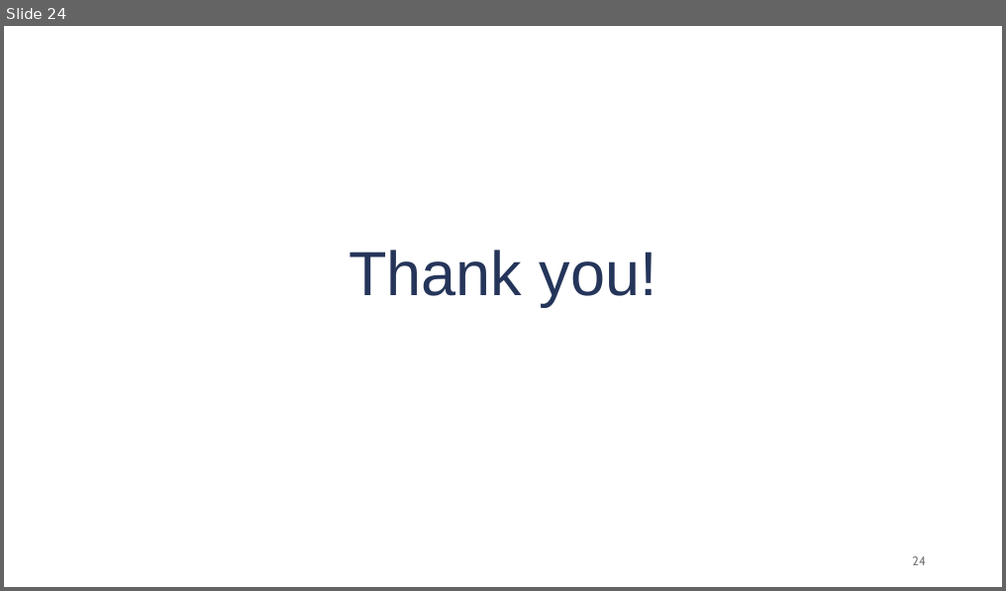
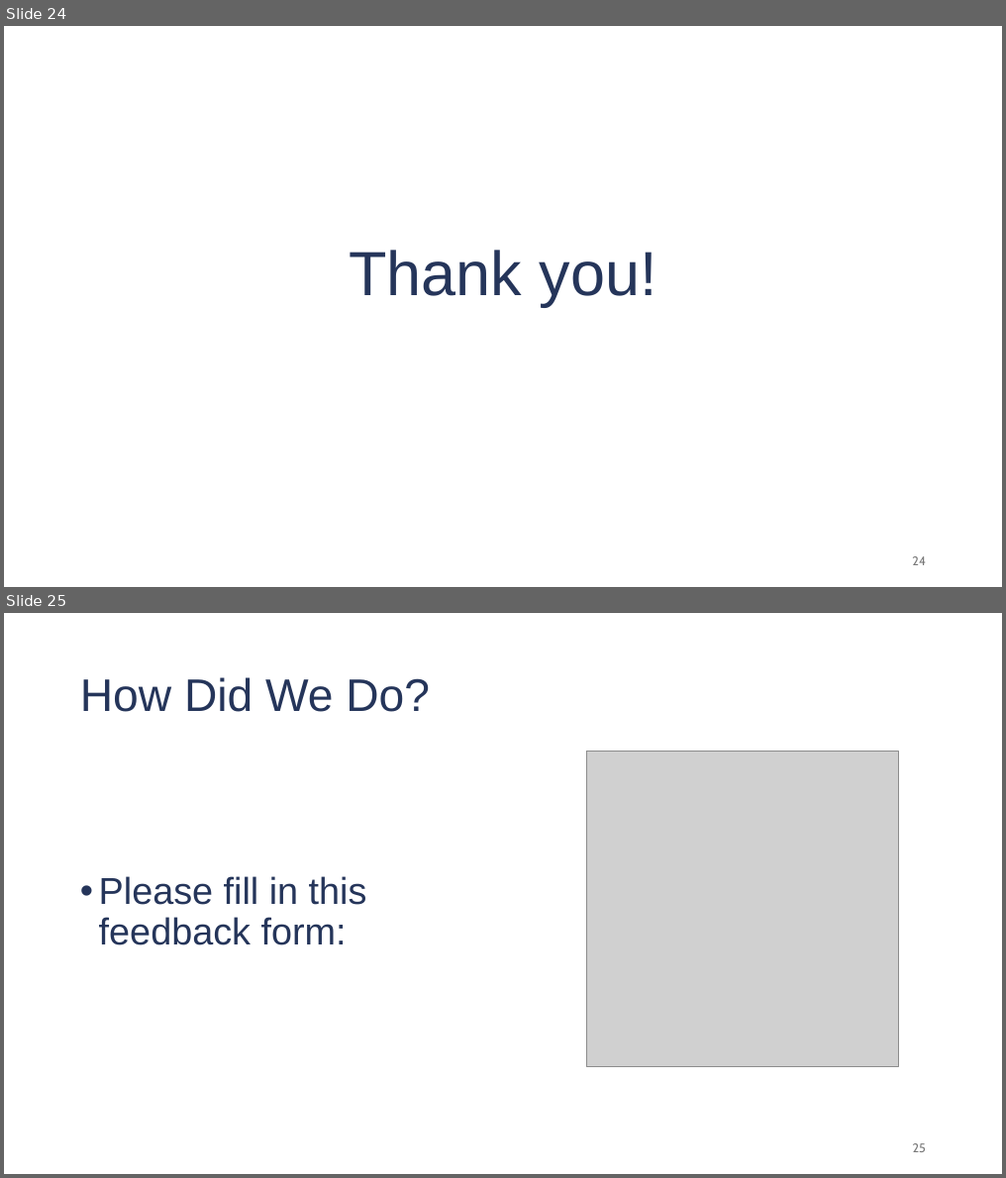
Before and after one commit to damouras/damouras.github.io, a slide deck: files/Presentation.pptx. Shown one above the other, each under a label of ours: slide 24 before the commit, slides 24 and 25 after it. The pictures are 1006x591 and 1006x1178 pixels, drawn with LibreOffice and Linux fonts; fonts in the diff are those of the drawing; grey boxes stand for pictures. Boxes give left, top, right and bottom in pixels: in the first picture for what was removed or moved away, otherwise in the second. Text is boxed around its words. In the diff, an @@ line names an element or a change of style, - is before the commit and + after.

```diff
--- a/files/Presentation.pptx
+++ b/files/Presentation.pptx
@@ slide 25 added at [4, 613, 1002, 1174], background #FFFFFF @@
@@ title added at [80, 677, 430, 712], 44 pt, text #25355A @@
+How Did We Do?
@@ picture added at [586, 752, 899, 1066] @@
@@ text added at [99, 876, 367, 946], 36 pt, text #25355A @@
+• Please fill in this
+  feedback form:
@@ page number added at [913, 1144, 926, 1153], 12 pt, text #797979 @@
+25
```
Also in this commit, not shown: 2 slides changed, 3 other files.
